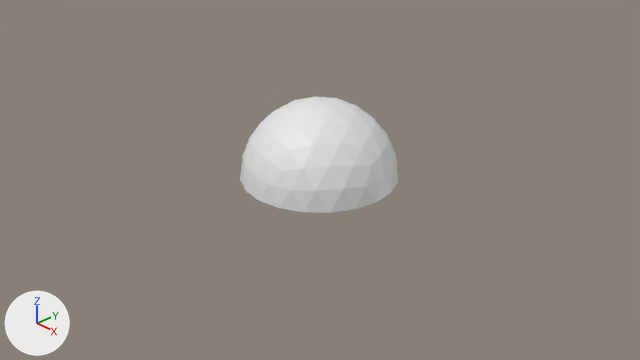
Renders of the Blender file models/background.blend from each side of a commit.
Before and after are seen from the file's camera 'Camera'. Every picture has the same lights, and +X, +Y and +Z are marked at lower left.
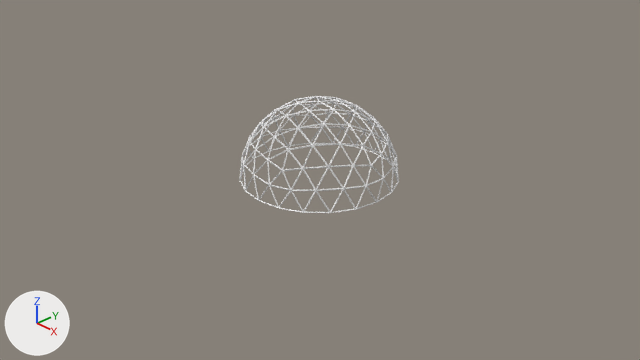
Pixel boxes (x1, y1, x2, y2) of what changed, in the pictures (640 x 360 px):
'Icosphere', modifiers changed: before (240, 97, 398, 213); after (239, 96, 399, 213)

The change, as a diff of the scene's bpy script:
```diff
--- a/models/background.blend.py
+++ b/models/background.blend.py
@@ ob_icosphere @@
 ob_icosphere.location = (0.0, 0.0, 0.0)
+_m = ob_icosphere.modifiers.new('Wireframe', 'WIREFRAME')
```
